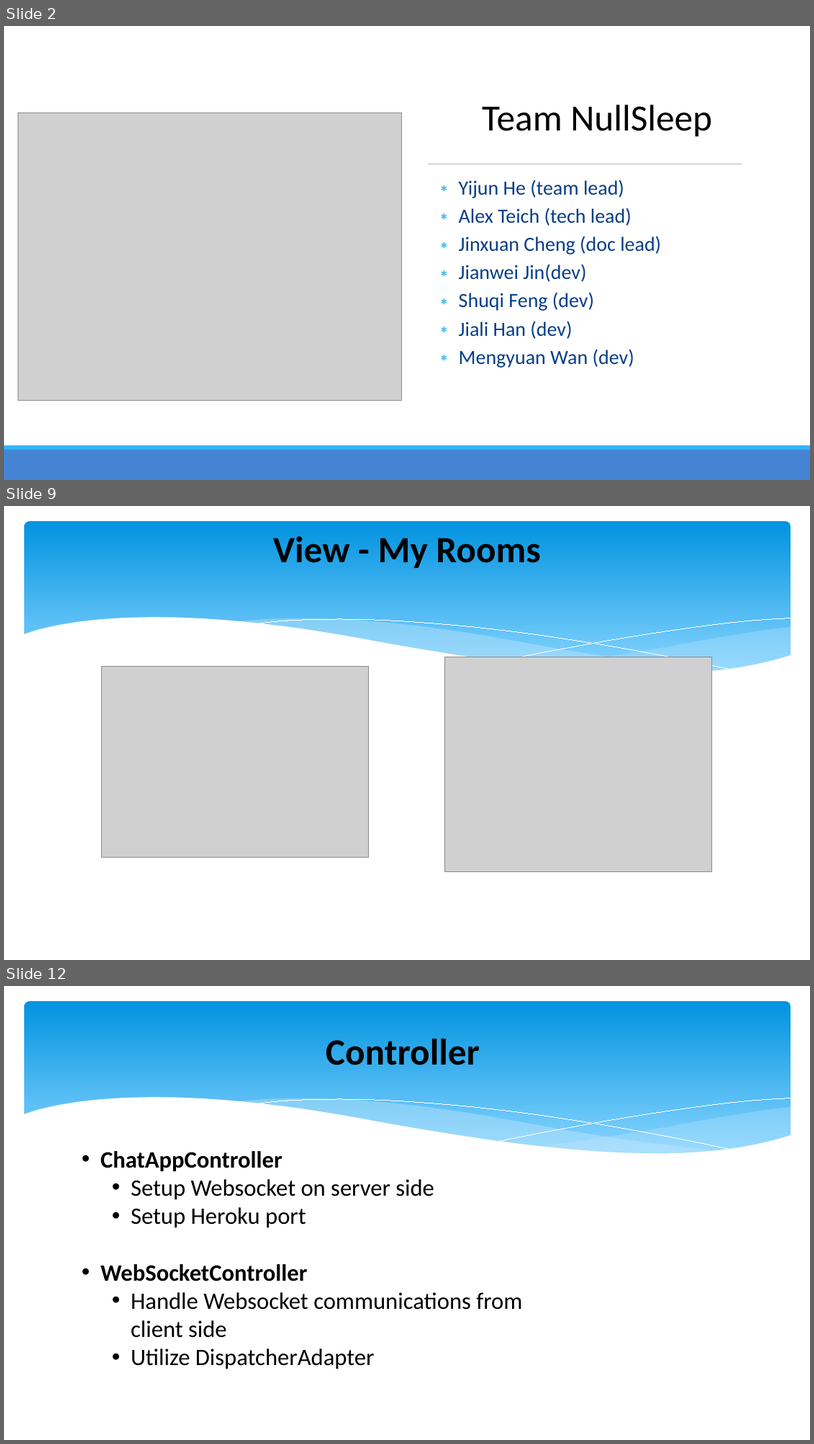
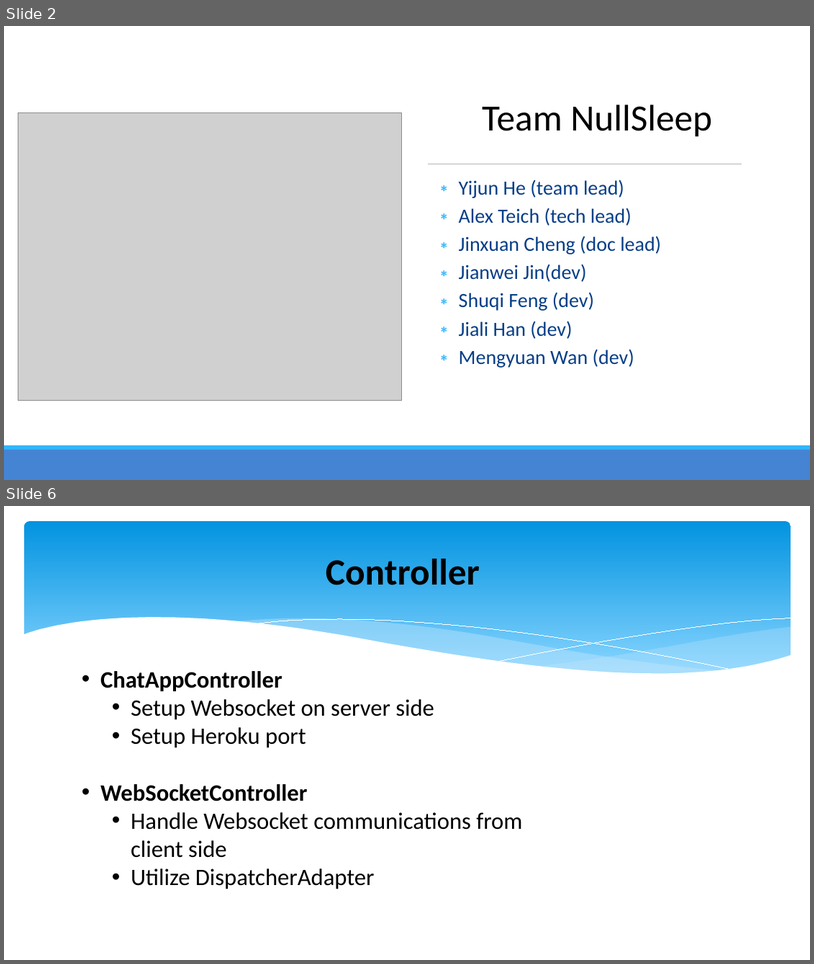
Before and after one commit to Gene-He/ChatApp, a slide deck: src/main/resources/HW10PPT.pptx. Shown one above the other, each under a label of ours: slides 2, 9 and 12 before the commit, slides 2 and 6 after it; the slides between them are not shown. The pictures are 814x1444 and 814x964 pixels, drawn with LibreOffice and Linux fonts; fonts in the diff are those of the drawing; grey boxes stand for pictures. Boxes give left, top, right and bottom in pixels: in the first picture for what was removed or moved away, otherwise in the second. Text is boxed around its words. In the diff, an @@ line names an element or a change of style, - is before the commit and + after.

```diff
--- a/src/main/resources/HW10PPT.pptx
+++ b/src/main/resources/HW10PPT.pptx
@@ slide 9 removed at box(4, 506, 810, 960), background #FFFFFF; not listed: 6 template elements that a slide beside it also shows @@
@@ title removed at box(273, 536, 540, 568) @@
-View - My Rooms
@@ picture removed at box(445, 656, 712, 871) @@
@@ picture removed at box(101, 667, 369, 857) @@
@@ what was slide 12 is now slide 6 @@
```
Also in this commit, not shown: 2 slides changed, 1 slide added, 8 other slides removed.
